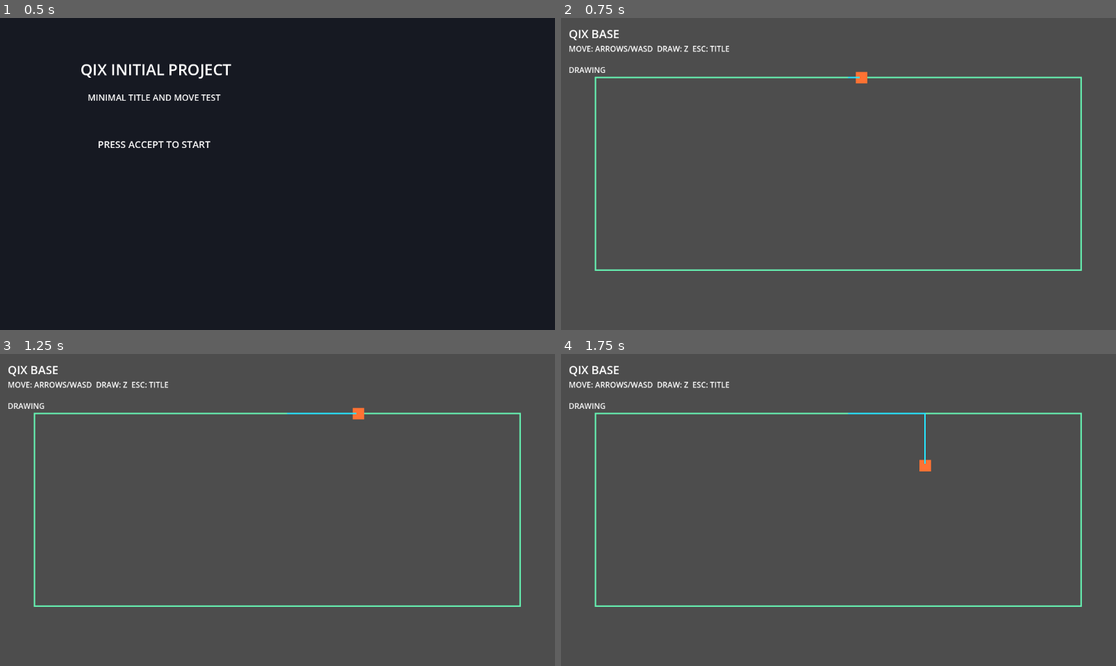
Above: before the commit, frames 1-4 (two rows, left to right).
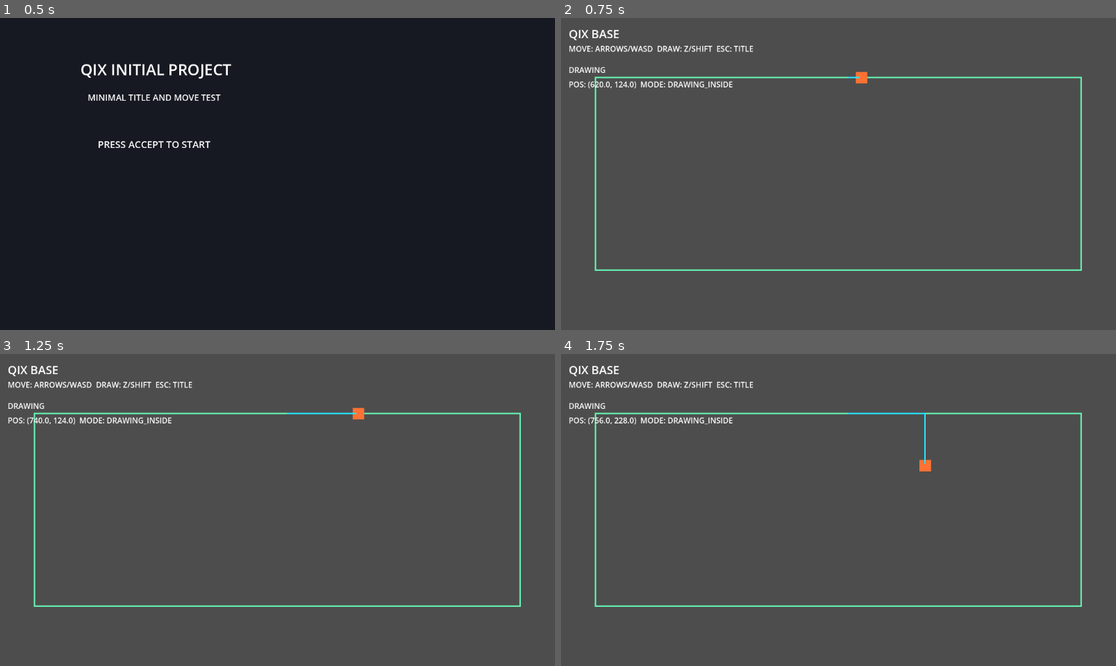
Above: after the commit, the same moments.

Repository: goenc/qix-project
Game: Godot game, scene res://scenes/title_main.tscn
Same seed, same stepped clock (60 frames per second), same inputs: the game is played once before the commit and once after it.
Inputs (mouse positions are in pixels of both pictures, inside the frame that each line leads up to):
- Up to frame 1 (0.5 s): no input
- Up to frame 2 (0.75 s): tap Enter (ui_accept) at 0.5 s; move the mouse to (960, 158) at 0.52 s; hold Right (move_right) from 0.53 s (still down); tap Z at 0.6 s; click (960, 158) at 0.67 s
- Up to frame 3 (1.25 s): keep holding Right (move_right); tap Enter (ui_accept) at 0.77 s
- Up to frame 4 (1.75 s): move the mouse to (727, 525) at 1.27 s; release Right (move_right) at 1.28 s; hold Down (move_down) from 1.28 s (still down); tap Z (qix_draw) at 1.35 s; tap Enter (ui_accept) at 1.52 s

Frame 1 is identical in both runs. In frame 2, 0.5% of the frame differs, in the area x 1-35%, y 8-23%; in frame 3, 0.4%; in frame 4, 0.5%.

Commit message:
QIX最小ベースの外周移動と描線遷移を実装
・base_mainで外周矩形管理とBasePlayer連携と状態表示更新を追加
・base_main.tscnでQIX用ラベル文言とPositionLabelを追加
・base_playerでBORDERとDRAWINGの2状態移動と描線開始終了とdebug status返却を実装
・TrailLine初期pointsを空配列として明示
・tools/run.ps1起動確認とheadless起動確認で動作確認

Diff:
--- a/scenes/base_main.tscn
+++ b/scenes/base_main.tscn
@@ -27,13 +27,20 @@
 [node name="HelpLabel" type="Label" parent="Ui/Root"]
 offset_left = 16.0
 offset_top = 52.0
-offset_right = 320.0
+offset_right = 520.0
 offset_bottom = 96.0
-text = "MOVE: ARROWS/WASD  DRAW: Z  ESC: TITLE"
+text = "MOVE: ARROWS/WASD  DRAW: Z/SHIFT  ESC: TITLE"
 
 [node name="StatusLabel" type="Label" parent="Ui/Root"]
 offset_left = 16.0
 offset_top = 96.0
 offset_right = 208.0
 offset_bottom = 124.0
-text = "SAFE"
+text = "BORDER"
+
+[node name="PositionLabel" type="Label" parent="Ui/Root"]
+offset_left = 16.0
+offset_top = 126.0
+offset_right = 560.0
+offset_bottom = 154.0
+text = "POS: (-, -)  MODE: WAITING"
--- a/scenes/player/base_player.tscn
+++ b/scenes/player/base_player.tscn
@@ -18,4 +18,5 @@
 
 [node name="TrailLine" type="Line2D" parent="."]
 default_color = Color(0.15, 0.9, 1, 1)
+points = PackedVector2Array()
 width = 3.0
--- a/scripts/game/base_main.gd
+++ b/scripts/game/base_main.gd
@@ -9,6 +9,7 @@
 
 @onready var base_player: BasePlayer = $BasePlayer
 @onready var status_label: Label = $Ui/Root/StatusLabel
+@onready var position_label: Label = $Ui/Root/PositionLabel
 
 var playfield_rect := Rect2()
 
@@ -23,7 +24,7 @@
 	if is_instance_valid(viewport) and !viewport.size_changed.is_connected(_on_viewport_size_changed):
 		viewport.size_changed.connect(_on_viewport_size_changed)
 	queue_redraw()
-	_sync_status_label()
+	_sync_debug_labels()
 
 
 func _unhandled_input(_event: InputEvent) -> void:
@@ -38,20 +39,32 @@
 
 func set_paused_from_debug(enabled: bool) -> void:
 	get_tree().paused = enabled
-	_sync_status_label()
+	_sync_debug_labels()
 
 
 func _process(_delta: float) -> void:
-	_sync_status_label()
+	_sync_debug_labels()
 
 
-func _sync_status_label() -> void:
+func _sync_debug_labels() -> void:
 	if get_tree().paused:
 		status_label.text = "PAUSED"
-	elif is_instance_valid(base_player):
-		status_label.text = base_player.get_state_text()
-	else:
-		status_label.text = "SAFE"
+		position_label.text = "POS: (-, -)  MODE: PAUSED"
+		return
+
+	if !is_instance_valid(base_player):
+		status_label.text = "BORDER"
+		position_label.text = "POS: (-, -)  MODE: WAITING"
+		return
+
+	var debug_status := base_player.get_debug_status()
+	var state_text := str(debug_status.get("state", "BORDER"))
+	var current_pos: Vector2 = debug_status.get("position", base_player.position)
+	var on_border := bool(debug_status.get("is_on_border", true))
+	var mode_text := "DRAWING_INSIDE" if state_text == "DRAWING" else ("BORDER_ONLY" if on_border else "TRANSITION")
+
+	status_label.text = state_text
+	position_label.text = "POS: (%.1f, %.1f)  MODE: %s" % [current_pos.x, current_pos.y, mode_text]
 
 
 func _register_input_map() -> void:
@@ -95,7 +108,7 @@
 	_recalculate_playfield_rect()
 	_apply_playfield_to_player()
 	queue_redraw()
-	_sync_status_label()
+	_sync_debug_labels()
 
 
 func _recalculate_playfield_rect() -> void:
@@ -111,4 +124,4 @@
 
 func _apply_playfield_to_player() -> void:
 	if is_instance_valid(base_player):
-		base_player.set_playfield(playfield_rect)
+		base_player.set_playfield_rect(playfield_rect)
--- a/scripts/player/base_player.gd
+++ b/scripts/player/base_player.gd
@@ -4,22 +4,24 @@
 @export var move_speed := 240.0
 @export var half_extent := Vector2(12.0, 12.0)
 @export var trail_point_min_distance := 8.0
-@export var safe_color := Color(1.0, 1.0, 1.0, 1.0)
+@export var border_color := Color(1.0, 1.0, 1.0, 1.0)
 @export var drawing_color := Color(1.0, 0.45, 0.2, 1.0)
+@export var border_tolerance := 1.0
 
 @onready var body: Polygon2D = $Body
 @onready var pick_area: Area2D = $PickArea
 @onready var trail_line: Line2D = $TrailLine
 
 enum MoveState {
-	SAFE,
+	BORDER,
 	DRAWING
 }
 
 var playfield_rect := Rect2()
-var move_state: MoveState = MoveState.SAFE
+var move_state: MoveState = MoveState.BORDER
 var trail_points: PackedVector2Array = PackedVector2Array()
-var has_left_boundary := false
+var has_left_border := false
+var border_progress := 0.0
 
 
 func _ready() -> void:
@@ -33,18 +35,23 @@
 	_apply_state_visuals()
 
 
-func set_playfield(rect: Rect2) -> void:
+func set_playfield_rect(rect: Rect2) -> void:
 	playfield_rect = rect.abs()
 	if playfield_rect.size.x <= 0.0 or playfield_rect.size.y <= 0.0:
 		return
-	if position == Vector2.ZERO:
+	if position == Vector2.ZERO or !playfield_rect.has_point(position):
 		position = Vector2(playfield_rect.get_center().x, playfield_rect.position.y)
 	else:
-		position = _project_to_boundary(position)
+		position = _snap_point_to_border(position)
+	border_progress = _point_to_border_progress(position)
 	if move_state == MoveState.DRAWING:
-		move_state = MoveState.SAFE
-	_apply_state_visuals()
-	_clamp_to_viewport()
+		move_state = MoveState.BORDER
+	_apply_state_visuals()
+	_apply_movement_constraints()
+
+
+func set_playfield(rect: Rect2) -> void:
+	set_playfield_rect(rect)
 
 
 func _process(delta: float) -> void:
@@ -59,27 +66,29 @@
 		direction = direction.normalized()
 
 	match move_state:
-		MoveState.SAFE:
-			_process_safe(direction, delta)
+		MoveState.BORDER:
+			_process_border(direction, delta)
 		MoveState.DRAWING:
 			_process_drawing(direction, delta)
 
-	_clamp_to_viewport()
+	_apply_movement_constraints()
 
 
 func get_state_text() -> String:
-	if move_state == MoveState.DRAWING:
-		return "DRAWING"
-	if trail_points.size() >= 2:
-		return "TRAIL_READY"
-	return "SAFE"
-
-
-func _process_safe(direction: Vector2, delta: float) -> void:
-	position += direction * move_speed * delta
-	position = _project_to_boundary(position)
-
-	if Input.is_action_just_pressed("qix_draw") and _is_on_boundary(position):
+	return "DRAWING" if move_state == MoveState.DRAWING else "BORDER"
+
+
+func get_debug_status() -> Dictionary:
+	return {
+		"state": get_state_text(),
+		"position": position,
+		"is_on_border": _is_on_border(position)
+	}
+
+
+func _process_border(direction: Vector2, delta: float) -> void:
+	_move_along_border(direction, delta)
+	if Input.is_action_just_pressed("qix_draw") and _is_on_border(position):
 		_start_drawing()
 
 
@@ -88,25 +97,28 @@
 	position = _clamp_to_playfield(position)
 
 	_append_trail_point_if_needed(false)
-	if !has_left_boundary and !_is_on_boundary(position):
-		has_left_boundary = true
-
-	if has_left_boundary and _is_on_boundary(position):
+	if !has_left_border and !_is_on_border(position):
+		has_left_border = true
+
+	if has_left_border and _is_on_border(position):
 		_finish_drawing()
 
 
 func _start_drawing() -> void:
 	move_state = MoveState.DRAWING
-	has_left_boundary = false
+	has_left_border = false
+	position = _snap_point_to_border(position)
+	border_progress = _point_to_border_progress(position)
 	trail_points = PackedVector2Array([position])
 	_update_trail_line()
 	_apply_state_visuals()
 
 
 func _finish_drawing() -> void:
+	position = _snap_point_to_border(position)
 	_append_trail_point_if_needed(true)
-	move_state = MoveState.SAFE
-	position = _project_to_boundary(position)
+	border_progress = _point_to_border_progress(position)
+	move_state = MoveState.BORDER
 	_apply_state_visuals()
 
 
@@ -129,10 +141,10 @@
 
 func _apply_state_visuals() -> void:
 	if is_instance_valid(body):
-		body.color = drawing_color if move_state == MoveState.DRAWING else safe_color
-
-
-func _clamp_to_viewport() -> void:
+		body.color = drawing_color if move_state == MoveState.DRAWING else border_color
+
+
+func _apply_movement_constraints() -> void:
 	var viewport_rect := get_viewport_rect()
 	position = Vector2(
 		clampf(position.x, viewport_rect.position.x + half_extent.x, viewport_rect.end.x - half_extent.x),
@@ -142,10 +154,11 @@
 	if playfield_rect.size.x <= 0.0 or playfield_rect.size.y <= 0.0:
 		return
 
-	if move_state == MoveState.SAFE:
-		position = _project_to_boundary(position)
-	else:
+	if move_state == MoveState.DRAWING:
 		position = _clamp_to_playfield(position)
+	else:
+		position = _snap_point_to_border(position)
+		border_progress = _point_to_border_progress(position)
 
 
 func _clamp_to_playfield(point: Vector2) -> Vector2:
@@ -155,7 +168,7 @@
 	)
 
 
-func _project_to_boundary(point: Vector2) -> Vector2:
+func _snap_point_to_border(point: Vector2) -> Vector2:
 	var clamped := _clamp_to_playfield(point)
 	var left_dist := absf(clamped.x - playfield_rect.position.x)
 	var right_dist := absf(playfield_rect.end.x - clamped.x)
@@ -174,11 +187,105 @@
 	return clamped
 
 
-func _is_on_boundary(point: Vector2) -> bool:
-	var tolerance := 0.5
+func _is_on_border(point: Vector2) -> bool:
+	var clamped := _clamp_to_playfield(point)
+	if clamped.distance_to(point) > border_tolerance:
+		return false
 	return (
-		absf(point.x - playfield_rect.position.x) <= tolerance
-		or absf(point.x - playfield_rect.end.x) <= tolerance
-		or absf(point.y - playfield_rect.position.y) <= tolerance
-		or absf(point.y - playfield_rect.end.y) <= tolerance
-	)
+		absf(clamped.x - playfield_rect.position.x) <= border_tolerance
+		or absf(clamped.x - playfield_rect.end.x) <= border_tolerance
+		or absf(clamped.y - playfield_rect.position.y) <= border_tolerance
+		or absf(clamped.y - playfield_rect.end.y) <= border_tolerance
+	)
+
+
+func _move_along_border(direction: Vector2, delta: float) -> void:
+	var cw_dir := _border_tangent_cw(border_progress + 0.01)
+	var ccw_dir := _border_tangent_ccw(border_progress - 0.01)
+	var cw_amount := maxf(0.0, direction.dot(cw_dir))
+	var ccw_amount := maxf(0.0, direction.dot(ccw_dir))
+
+	if cw_amount <= 0.0 and ccw_amount <= 0.0:
+		position = _border_progress_to_point(border_progress)
+		return
+
+	var step := move_speed * delta
+	if cw_amount >= ccw_amount:
+		border_progress = _wrap_border_progress(border_progress + step * cw_amount)
+	else:
+		border_progress = _wrap_border_progress(border_progress - step * ccw_amount)
+	position = _border_progress_to_point(border_progress)
+
+
+func _point_to_border_progress(point: Vector2) -> float:
+	var snapped := _snap_point_to_border(point)
+	var left := playfield_rect.position.x
+	var top := playfield_rect.position.y
+	var width := playfield_rect.size.x
+	var height := playfield_rect.size.y
+	var right := playfield_rect.end.x
+	var bottom := playfield_rect.end.y
+
+	if absf(snapped.y - top) <= border_tolerance:
+		return clampf(snapped.x - left, 0.0, width)
+	if absf(snapped.x - right) <= border_tolerance:
+		return width + clampf(snapped.y - top, 0.0, height)
+	if absf(snapped.y - bottom) <= border_tolerance:
+		return width + height + clampf(right - snapped.x, 0.0, width)
+	return width + height + width + clampf(bottom - snapped.y, 0.0, height)
+
+
+func _border_progress_to_point(progress: float) -> Vector2:
+	var left := playfield_rect.position.x
+	var top := playfield_rect.position.y
+	var width := playfield_rect.size.x
+	var height := playfield_rect.size.y
+	var right := playfield_rect.end.x
+	var bottom := playfield_rect.end.y
+	var perimeter := _perimeter_length()
+	var t := _wrap_border_progress(progress)
+
+	if t <= width:
+		return Vector2(left + t, top)
+	t -= width
+	if t <= height:
+		return Vector2(right, top + t)
+	t -= height
+	if t <= width:
+		return Vector2(right - t, bottom)
+	t -= width
+	return Vector2(left, bottom - minf(t, height))
+
+
+func _border_tangent_cw(progress: float) -> Vector2:
+	var width := playfield_rect.size.x
+	var height := playfield_rect.size.y
+	var t := _wrap_border_progress(progress)
+
+	if t < width:
+		return Vector2.RIGHT
+	t -= width
+	if t < height:
+		return Vector2.DOWN
+	t -= height
+	if t < width:
+		return Vector2.LEFT
+	return Vector2.UP
+
+
+func _border_tangent_ccw(progress: float) -> Vector2:
+	return -_border_tangent_cw(progress)
+
+
+func _perimeter_length() -> float:
+	return playfield_rect.size.x * 2.0 + playfield_rect.size.y * 2.0
+
+
+func _wrap_border_progress(progress: float) -> float:
+	var perimeter := _perimeter_length()
+	if perimeter <= 0.0:
+		return 0.0
+	var wrapped := fmod(progress, perimeter)
+	if wrapped < 0.0:
+		wrapped += perimeter
+	return wrapped
Not shown, changed: runtime/commit_details.md
Not shown, changed: runtime/commit_message.md
